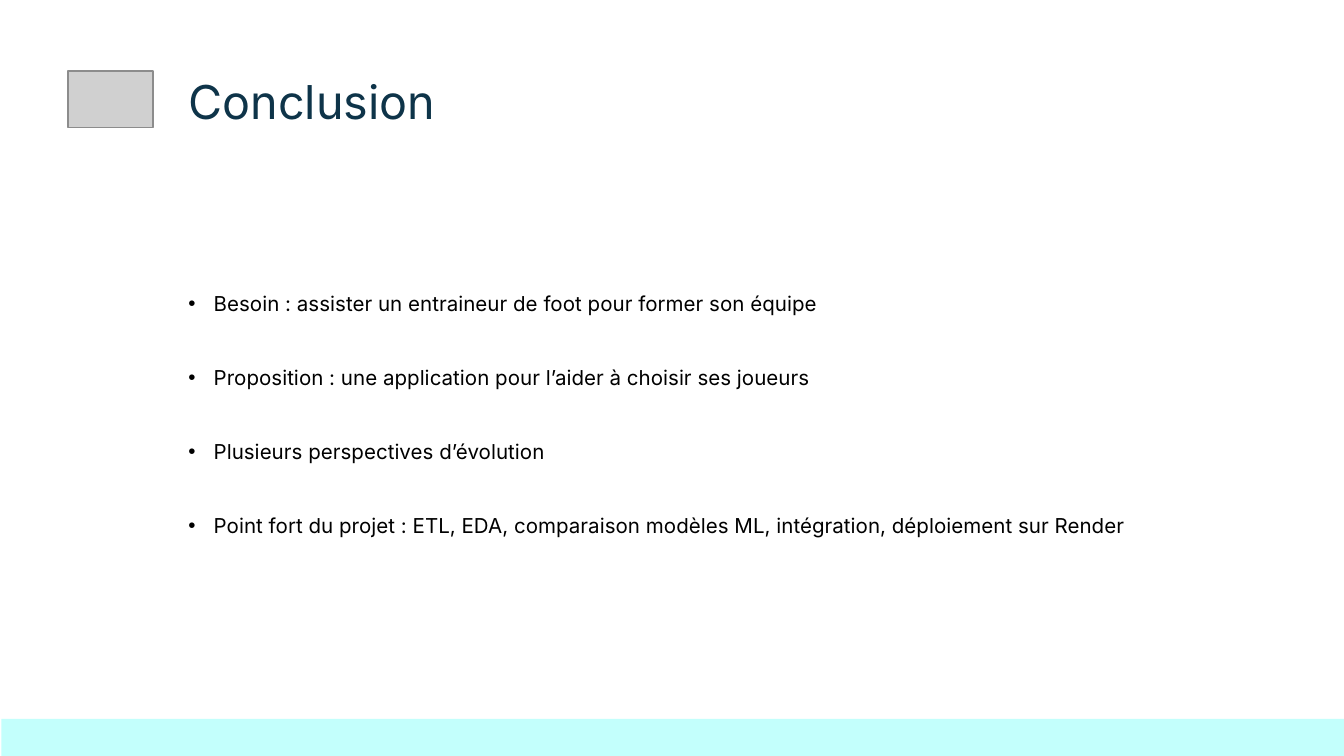
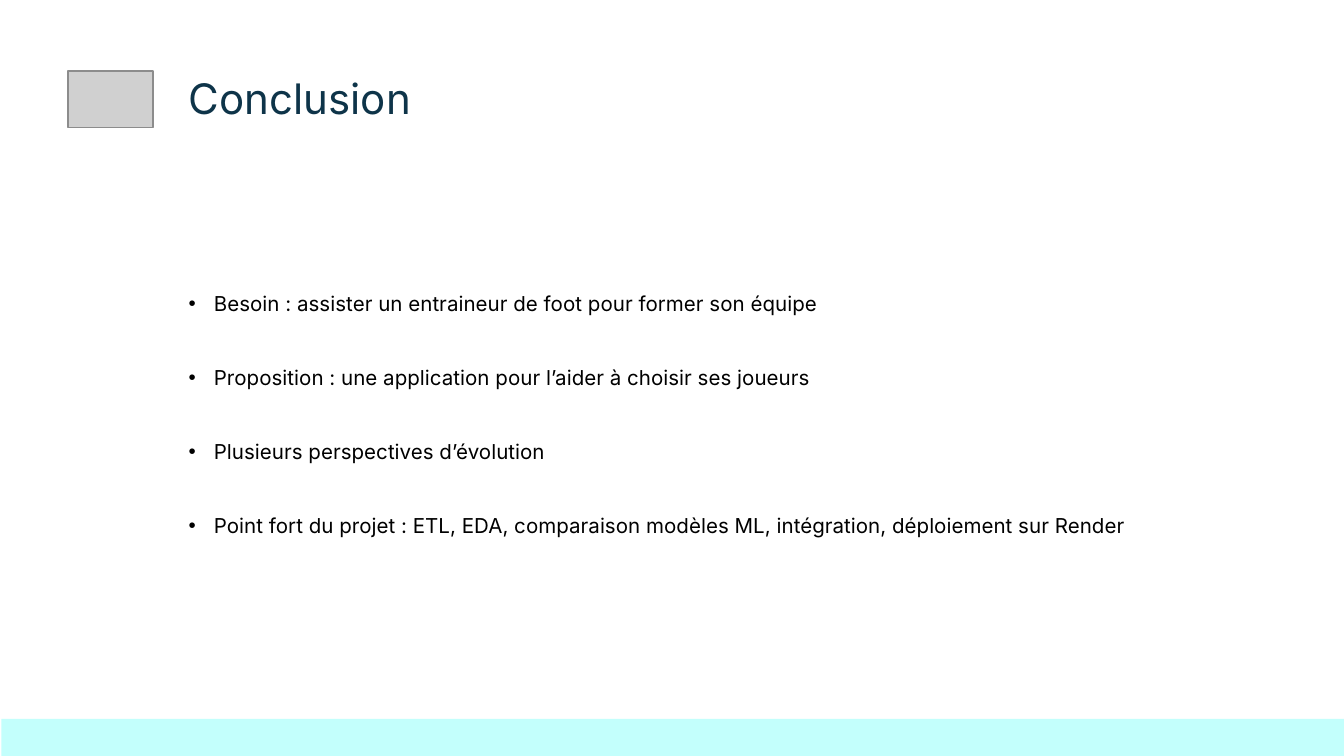
Before and after one commit to kinpintouche-star/football-predictor, a slide deck: slide 13 of FootballPredictorDemoDay20260803.pptx (slide 11 before the commit). Drawn at 1344x756 pixels with LibreOffice and Linux fonts; fonts in the diff are those of the drawing; grey boxes stand for pictures; background and template pictures are left out. Boxes give left, top, right and bottom in pixels: in the first picture for what was removed or moved away, otherwise in the second. Text is boxed around its words. In the diff, an @@ line names an element or a change of style, - is before the commit and + after.

```diff
--- a/FootballPredictorDemoDay20260803.pptx
+++ b/FootballPredictorDemoDay20260803.pptx
@@ title "Conclusion" at [189, 82, 411, 115]: size 25 to 22.5 pt @@
```
Also in this commit, not shown: 12 other slides changed, 2 slides added.
